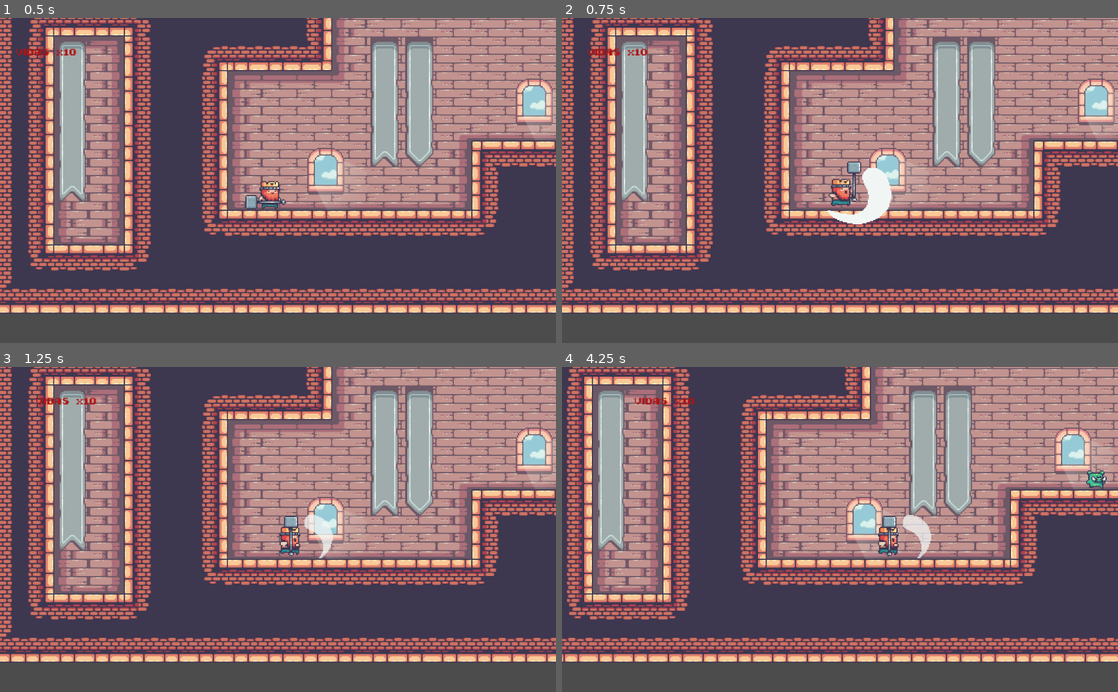
Above: before the commit, frames 1-4 (two rows, left to right).
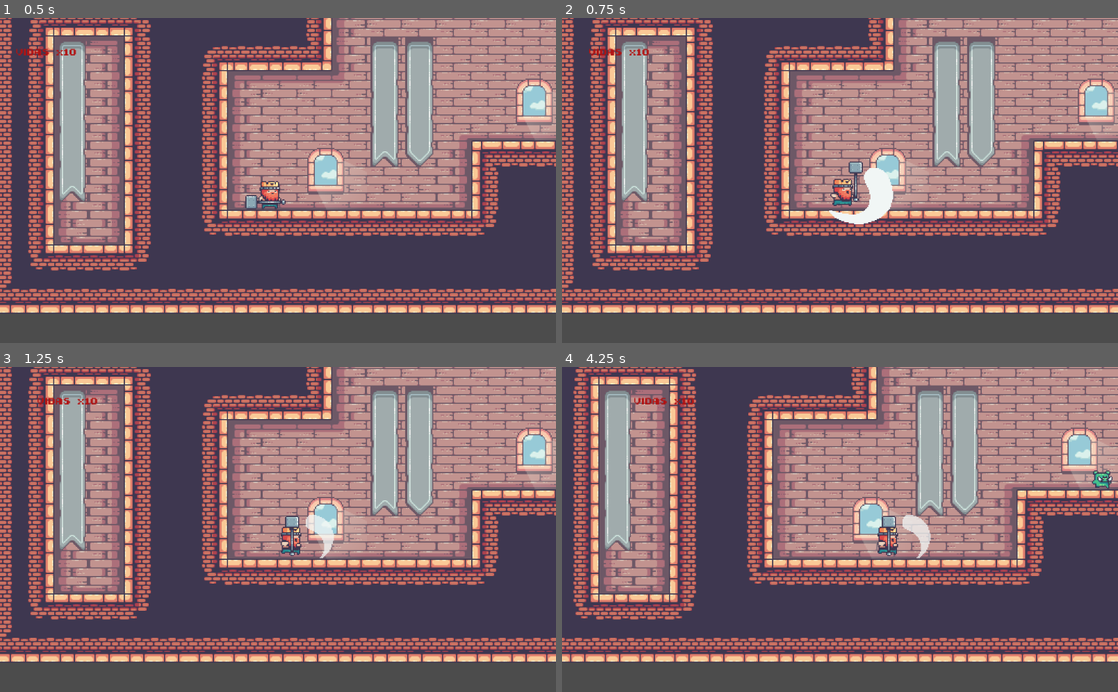
Above: after the commit, the same moments.

Repository: willyjinx96/Juego_281
Game: Godot game, scene res://Pruebas/Main_level.tscn
Two runs of this game, one before a commit and one after it. Both use one fixed random seed, a clock stepped at 60 frames per second and the inputs below. The project has no main scene, so this scene is started directly.
Inputs:
- Up to frame 1 (0.5 s): no input
- Up to frame 2 (0.75 s): tap Enter at 0.5 s; hold Right (ui_right) from 0.53 s (still down); tap Page Up (ui_page_up) at 0.6 s
- Up to frame 3 (1.25 s): keep holding Right (ui_right); tap Page Up (ui_page_up) at 0.77, 1.07 s
- Up to frame 4 (4.25 s): tap C at 1.35 s; tap Page Up (ui_page_up) at 1.52, 1.55, 1.82, 2.3, 2.85, 3.02, 3.32, 3.77, 3.8, 4.07 s; release Right (ui_right) at 2.03 s; hold Left (ui_left) 2.03-2.78 s; tap X at 2.1 s; hold Right (ui_right) from 2.78 s (still down); hold C from 3.53 s (still down)

Frame 1 is identical in both runs. In frame 2, 0.6% of the frame differs, in the area x 4-60%, y 9-64%; in frame 3, 0.4%; in frame 4, 30%, in the area x 0-100%, y 0-91%.

Commit message:
Mejorando fisicas del Rey y empuje

Diff:
--- a/Jugador/Rey_p1.gd
+++ b/Jugador/Rey_p1.gd
@@ -9,10 +9,10 @@
 #fisica de movimientos
 const UP = Vector2(0,-1)
 const GRAVITY = 15
-var ACCELERATION = 50
-var MAX_SPEED = 200
-const MAX_JUMP_HEIGHT = -400
-const MIN_JUMP_HEIGHT = -200
+var ACCELERATION = 70
+var MAX_SPEED = 190
+const MAX_JUMP_HEIGHT = -350
+const MIN_JUMP_HEIGHT = -150
 var motion=Vector2()
 
 #variables para accion
@@ -32,21 +32,29 @@
 export var vidas = 6000
 var dead =false
 var moverse
+var input_state
 
 func _ready():
+	input_state=true
 	movimiento_Personaje(true)
 	transition_to(IDLE)
 
 func _physics_process(delta):
 	cambiar_label()
 	estados()
-	movimiento()
-	if vidas ==0:
+
+	movimiento(input_state)
+
+	if vidas <=0:
+		dead=true
 		movimiento_Personaje(false)
 
 	animation_finished=0
+
 	if moverse:
-		motion = move_and_slide(motion,UP)
+		mover_a(motion)
+	if hurt:
+		retroceso()
 
 
 func transition_to(new_state):
@@ -83,8 +91,9 @@
 	if $movement.animation== "hit":
 		animation_finished=2
 		hurt=false
-		attacking=false
-		MAX_SPEED=200
+		motion.x=0
+		cambiar_estado(true)
+		movimiento_Personaje(true)
 	if $movement.animation == "door_in":
 		animation_finished = 3
 		action_released=false
@@ -97,24 +106,25 @@
 	$ataque/CollisionShape2D.disabled=false
 	attacking=true
 
-func _on_danio_area_entered(area):
-	if area.is_in_group("enemigos"):
-		#damage()
-		pass
+#func _on_danio_area_entered(area):
+#	if area.is_in_group("enemigos"):
+#		#damage()
+#		pass
 
 func pausar():
 	get_tree().paused=true
 
-func _on_danio_body_entered(body):
-	if body.is_in_group("enemigos"):
-		#damage()
-		pass
+#func _on_danio_body_entered(body):
+#	if body.is_in_group("enemigos"):
+#		#damage()
+#		pass
 
 func damage():
 	vidas -=1
 	hurt =true
-	MAX_SPEED=-150
-	motion = Vector2.ZERO
+	#MAX_SPEED=-150
+	cambiar_estado(false)
+	movimiento_Personaje(false)
 
 func estados():
 	if current_animation != new_animation:
@@ -145,7 +155,6 @@
 #estados ataque
 	if state in [RUN, IDLE] and attacking:
 		transition_to(ATTACK)
-		motion.x=0
 	if state in [JUMP, FALL] and attacking:
 		transition_to(ATTACK)
 	if state == ATTACK and animation_finished==1 and is_on_floor():
@@ -170,11 +179,9 @@
 		transition_to(HIT)
 	if state == HIT and is_on_floor() and animation_finished==2:
 		transition_to(IDLE)
-		motion.x=0
 	if state==HIT and !is_on_floor() and animation_finished==2:
 		transition_to(FALL)
-		motion.y=0
-	if state in [HIT,IDLE,JUMP,FALL] and vidas==0 and animation_finished==2:
+	if state in [HIT,IDLE,JUMP,FALL] and vidas<=0 and animation_finished==2:
 		transition_to(DEAD)
 
 #WILLY ESTO HICE PARA PROBAR EL LLAMADO DEL CERDITO AL HACERLE DAÑO :V
@@ -191,41 +198,55 @@
 func movimiento_Personaje(estado):
 	moverse=estado
 
-func movimiento():
-	motion.y += GRAVITY
-	var friction =false
-	#Para movimiento derecha e izquierda
-	if Input.is_action_pressed("ui_right"):
-		$movement.flip_h=false
-		$movement.position.x=0
-		$ataque/CollisionShape2D.position.x=10.709
-		motion.x =min(motion.x+ACCELERATION, MAX_SPEED)
-	elif Input.is_action_pressed("ui_left"):
-		$movement.flip_h=true
-		$movement.position.x=-15
-		$ataque/CollisionShape2D.position.x=-25
-		motion.x =max(motion.x - ACCELERATION, -MAX_SPEED)
+func cambiar_estado(estado):
+	input_state=estado
+
+func mover_a(posicion):
+	motion= move_and_slide(posicion,UP)
+
+func retroceso():
+	if $movement.flip_h==true:
+		mover_a(Vector2(70,0))
 	else:
-		friction =true
-
-	#Para el salto
-	if is_on_floor():
-		if Input.is_action_pressed("ui_up"):
-			motion.y =MAX_JUMP_HEIGHT
-		if friction == true:
-			motion.x = lerp(motion.x, 0 , 0.20)
-	elif friction == true:
-			motion.x = lerp(motion.x, 0 , 0.05)
-	if Input.is_action_just_released("ui_up") and motion.y <0:
-		motion.y =MIN_JUMP_HEIGHT
-
-	#Para ataque
-	if Input.is_action_just_pressed("ui_page_up"):
-		emit_signal("attack")
+		mover_a(Vector2(-70,0))
+
+func movimiento(estado_entrada):
+	if estado_entrada:
+		motion.y += GRAVITY
+		var friction =false
+		#Para movimiento derecha e izquierda
+
+		if Input.is_action_pressed("ui_right"):
+			$movement.flip_h=false
+			$movement.position.x=0
+			$ataque/CollisionShape2D.position.x=10.709
+			motion.x =min(motion.x+ACCELERATION, MAX_SPEED)
+		elif Input.is_action_pressed("ui_left"):
+			$movement.flip_h=true
+			$movement.position.x=-15
+			$ataque/CollisionShape2D.position.x=-25
+			motion.x =max(motion.x - ACCELERATION, -MAX_SPEED)
+		else:
+			friction =true
+
+		#Para el salto
 		if is_on_floor():
-			movimiento_Personaje(false)
-		print("ataco....")
-
-	#Para la accion
-	if Input.is_action_just_pressed("ui_page_down"):
-		connect("action",self, "accion")
+			if Input.is_action_pressed("ui_up"):
+				motion.y =MAX_JUMP_HEIGHT
+			if Input.action_release("ui_up") and motion.y <0:
+				motion.y =MIN_JUMP_HEIGHT
+			if friction == true:
+				motion.x = lerp(motion.x, 0 , 0.20)
+		elif friction == true:
+				motion.x = lerp(motion.x, 0 , 0.05)
+
+		#Para ataque
+		if Input.is_action_just_pressed("ui_page_up"):
+			emit_signal("attack")
+			if is_on_floor():
+				movimiento_Personaje(false)
+			print("ataco....")
+
+		#Para la accion
+		if Input.is_action_just_pressed("ui_page_down"):
+			connect("action",self, "accion")
--- a/Jugador/Rey_p1.tscn
+++ b/Jugador/Rey_p1.tscn
@@ -28,7 +28,7 @@
 [node name="movement" type="AnimatedSprite" parent="."]
 frames = ExtResource( 1 )
 animation = "joy"
-frame = 6
+frame = 9
 playing = true
 
 [node name="CollisionShape2D" type="CollisionShape2D" parent="."]
@@ -77,9 +77,7 @@
 
 [node name="CollisionShape2D" type="CollisionShape2D" parent="danio"]
 position = Vector2( -7.55951, 1.5749 )
-shape = SubResource( 3 )
+shape = SubResource( 4 )
 [connection signal="attack" from="." to="." method="_on_KinematicBody2D_attack"]
 [connection signal="animation_finished" from="movement" to="." method="_on_movement_animation_finished"]
 [connection signal="body_entered" from="ataque" to="." method="_on_ataque_body_entered"]
-[connection signal="area_entered" from="danio" to="." method="_on_danio_area_entered"]
-[connection signal="body_entered" from="danio" to="." method="_on_danio_body_entered"]
--- a/Pruebas/Main_level.tscn
+++ b/Pruebas/Main_level.tscn
@@ -6,7 +6,6 @@
 [ext_resource path="res://Recursos/repisas.tres" type="TileSet" id=4]
 [ext_resource path="res://Assets/Sprites/15-Queen/crying_queen.png" type="Texture" id=5]
 [ext_resource path="res://Enemigos/cerdo/CerdoEnemigo.tscn" type="PackedScene" id=6]
-[ext_resource path="res://Pruebas/Main_level.gd" type="Script" id=7]
 [ext_resource path="res://Objetos/Cannon/cannon.tscn" type="PackedScene" id=9]
 
 [sub_resource type="AtlasTexture" id=1]
@@ -42,7 +41,6 @@
 } ]
 
 [node name="Main_level" type="Node2D"]
-script = ExtResource( 7 )
 
 [node name="castillo" type="TileMap" parent="."]
 tile_set = ExtResource( 1 )
@@ -68,7 +66,7 @@
 [node name="queen" type="AnimatedSprite" parent="."]
 position = Vector2( 929.453, 79.2353 )
 frames = SubResource( 7 )
-frame = 2
+frame = 3
 playing = true
 
 [node name="Rey_p1" parent="." instance=ExtResource( 3 )]
--- a/Recursos/movement.tres
+++ b/Recursos/movement.tres
@@ -57,208 +57,208 @@
 region = Rect2( 780, 0, 78, 58 )
 
 [sub_resource type="AtlasTexture" id=12]
+atlas = ExtResource( 3 )
+region = Rect2( 0, 0, 78, 58 )
+
+[sub_resource type="AtlasTexture" id=13]
+atlas = ExtResource( 3 )
+region = Rect2( 78, 0, 78, 58 )
+
+[sub_resource type="AtlasTexture" id=14]
+atlas = ExtResource( 3 )
+region = Rect2( 156, 0, 78, 58 )
+
+[sub_resource type="AtlasTexture" id=15]
+atlas = ExtResource( 7 )
+region = Rect2( 0, 0, 78, 58 )
+
+[sub_resource type="AtlasTexture" id=16]
+atlas = ExtResource( 7 )
+region = Rect2( 78, 0, 78, 58 )
+
+[sub_resource type="AtlasTexture" id=17]
 atlas = ExtResource( 6 )
 region = Rect2( 0, 0, 78, 58 )
 
-[sub_resource type="AtlasTexture" id=13]
+[sub_resource type="AtlasTexture" id=18]
 atlas = ExtResource( 6 )
 region = Rect2( 78, 0, 78, 58 )
 
-[sub_resource type="AtlasTexture" id=14]
+[sub_resource type="AtlasTexture" id=19]
 atlas = ExtResource( 6 )
 region = Rect2( 156, 0, 78, 58 )
 
-[sub_resource type="AtlasTexture" id=15]
+[sub_resource type="AtlasTexture" id=20]
 atlas = ExtResource( 6 )
 region = Rect2( 234, 0, 78, 58 )
-
-[sub_resource type="AtlasTexture" id=16]
-atlas = ExtResource( 3 )
-region = Rect2( 0, 0, 78, 58 )
-
-[sub_resource type="AtlasTexture" id=17]
-atlas = ExtResource( 3 )
-region = Rect2( 78, 0, 78, 58 )
-
-[sub_resource type="AtlasTexture" id=18]
-atlas = ExtResource( 3 )
-region = Rect2( 156, 0, 78, 58 )
-
-[sub_resource type="AtlasTexture" id=19]
-atlas = ExtResource( 7 )
-region = Rect2( 0, 0, 78, 58 )
-
-[sub_resource type="AtlasTexture" id=20]
-atlas = ExtResource( 7 )
-region = Rect2( 78, 0, 78, 58 )
 
 [sub_resource type="AtlasTexture" id=21]
 atlas = ExtResource( 5 )
 region = Rect2( 0, 0, 78, 58 )
 
 [sub_resource type="AtlasTexture" id=22]
-atlas = ExtResource( 1 )
+atlas = ExtResource( 10 )
 region = Rect2( 0, 0, 78, 58 )
 
 [sub_resource type="AtlasTexture" id=23]
-atlas = ExtResource( 1 )
-region = Rect2( 78, 0, 78, 58 )
+atlas = ExtResource( 9 )
+region = Rect2( 0, 0, 78, 58 )
 
 [sub_resource type="AtlasTexture" id=24]
-atlas = ExtResource( 1 )
-region = Rect2( 156, 0, 78, 58 )
+atlas = ExtResource( 9 )
+region = Rect2( 78, 0, 78, 58 )
 
 [sub_resource type="AtlasTexture" id=25]
-atlas = ExtResource( 1 )
-region = Rect2( 234, 0, 78, 58 )
+atlas = ExtResource( 9 )
+region = Rect2( 156, 0, 78, 58 )
 
 [sub_resource type="AtlasTexture" id=26]
-atlas = ExtResource( 1 )
-region = Rect2( 312, 0, 78, 58 )
+atlas = ExtResource( 9 )
+region = Rect2( 234, 0, 78, 58 )
 
 [sub_resource type="AtlasTexture" id=27]
-atlas = ExtResource( 1 )
-region = Rect2( 390, 0, 78, 58 )
+atlas = ExtResource( 9 )
+region = Rect2( 312, 0, 78, 58 )
 
 [sub_resource type="AtlasTexture" id=28]
-atlas = ExtResource( 1 )
-region = Rect2( 468, 0, 78, 58 )
+atlas = ExtResource( 9 )
+region = Rect2( 390, 0, 78, 58 )
 
 [sub_resource type="AtlasTexture" id=29]
-atlas = ExtResource( 1 )
-region = Rect2( 546, 0, 78, 58 )
+atlas = ExtResource( 9 )
+region = Rect2( 468, 0, 78, 58 )
 
 [sub_resource type="AtlasTexture" id=30]
+atlas = ExtResource( 9 )
+region = Rect2( 546, 0, 78, 58 )
+
+[sub_resource type="AtlasTexture" id=31]
 atlas = ExtResource( 2 )
 region = Rect2( 0, 0, 78, 58 )
 
-[sub_resource type="AtlasTexture" id=31]
-atlas = ExtResource( 9 )
-region = Rect2( 0, 0, 78, 58 )
-
 [sub_resource type="AtlasTexture" id=32]
-atlas = ExtResource( 9 )
-region = Rect2( 78, 0, 78, 58 )
+atlas = ExtResource( 4 )
+region = Rect2( 0, 0, 78, 58 )
 
 [sub_resource type="AtlasTexture" id=33]
-atlas = ExtResource( 9 )
-region = Rect2( 156, 0, 78, 58 )
+atlas = ExtResource( 4 )
+region = Rect2( 78, 0, 78, 58 )
 
 [sub_resource type="AtlasTexture" id=34]
-atlas = ExtResource( 9 )
-region = Rect2( 234, 0, 78, 58 )
+atlas = ExtResource( 4 )
+region = Rect2( 156, 0, 78, 58 )
 
 [sub_resource type="AtlasTexture" id=35]
-atlas = ExtResource( 9 )
-region = Rect2( 312, 0, 78, 58 )
+atlas = ExtResource( 4 )
+region = Rect2( 234, 0, 78, 58 )
 
 [sub_resource type="AtlasTexture" id=36]
-atlas = ExtResource( 9 )
-region = Rect2( 390, 0, 78, 58 )
+atlas = ExtResource( 4 )
+region = Rect2( 312, 0, 78, 58 )
 
 [sub_resource type="AtlasTexture" id=37]
-atlas = ExtResource( 9 )
-region = Rect2( 468, 0, 78, 58 )
+atlas = ExtResource( 4 )
+region = Rect2( 390, 0, 78, 58 )
 
 [sub_resource type="AtlasTexture" id=38]
-atlas = ExtResource( 9 )
-region = Rect2( 546, 0, 78, 58 )
+atlas = ExtResource( 4 )
+region = Rect2( 468, 0, 78, 58 )
 
 [sub_resource type="AtlasTexture" id=39]
-atlas = ExtResource( 11 )
-region = Rect2( 0, 0, 78, 58 )
+atlas = ExtResource( 4 )
+region = Rect2( 546, 0, 78, 58 )
 
 [sub_resource type="AtlasTexture" id=40]
-atlas = ExtResource( 11 )
-region = Rect2( 78, 0, 78, 58 )
+atlas = ExtResource( 1 )
+region = Rect2( 0, 0, 78, 58 )
 
 [sub_resource type="AtlasTexture" id=41]
-atlas = ExtResource( 11 )
-region = Rect2( 156, 0, 78, 58 )
+atlas = ExtResource( 1 )
+region = Rect2( 78, 0, 78, 58 )
 
 [sub_resource type="AtlasTexture" id=42]
-atlas = ExtResource( 11 )
-region = Rect2( 234, 0, 78, 58 )
+atlas = ExtResource( 1 )
+region = Rect2( 156, 0, 78, 58 )
 
 [sub_resource type="AtlasTexture" id=43]
-atlas = ExtResource( 11 )
-region = Rect2( 312, 0, 78, 58 )
+atlas = ExtResource( 1 )
+region = Rect2( 234, 0, 78, 58 )
 
 [sub_resource type="AtlasTexture" id=44]
-atlas = ExtResource( 11 )
-region = Rect2( 390, 0, 78, 58 )
+atlas = ExtResource( 1 )
+region = Rect2( 312, 0, 78, 58 )
 
 [sub_resource type="AtlasTexture" id=45]
-atlas = ExtResource( 11 )
-region = Rect2( 468, 0, 78, 58 )
+atlas = ExtResource( 1 )
+region = Rect2( 390, 0, 78, 58 )
 
 [sub_resource type="AtlasTexture" id=46]
-atlas = ExtResource( 11 )
-region = Rect2( 546, 0, 78, 58 )
+atlas = ExtResource( 1 )
+region = Rect2( 468, 0, 78, 58 )
 
 [sub_resource type="AtlasTexture" id=47]
+atlas = ExtResource( 1 )
+region = Rect2( 546, 0, 78, 58 )
+
+[sub_resource type="AtlasTexture" id=48]
+atlas = ExtResource( 11 )
+region = Rect2( 0, 0, 78, 58 )
+
+[sub_resource type="AtlasTexture" id=49]
+atlas = ExtResource( 11 )
+region = Rect2( 78, 0, 78, 58 )
+
+[sub_resource type="AtlasTexture" id=50]
+atlas = ExtResource( 11 )
+region = Rect2( 156, 0, 78, 58 )
+
+[sub_resource type="AtlasTexture" id=51]
+atlas = ExtResource( 11 )
+region = Rect2( 234, 0, 78, 58 )
+
+[sub_resource type="AtlasTexture" id=52]
+atlas = ExtResource( 11 )
+region = Rect2( 312, 0, 78, 58 )
+
+[sub_resource type="AtlasTexture" id=53]
+atlas = ExtResource( 11 )
+region = Rect2( 390, 0, 78, 58 )
+
+[sub_resource type="AtlasTexture" id=54]
+atlas = ExtResource( 11 )
+region = Rect2( 468, 0, 78, 58 )
+
+[sub_resource type="AtlasTexture" id=55]
+atlas = ExtResource( 11 )
+region = Rect2( 546, 0, 78, 58 )
+
+[sub_resource type="AtlasTexture" id=56]
 atlas = ExtResource( 11 )
 region = Rect2( 624, 0, 78, 58 )
 
-[sub_resource type="AtlasTexture" id=48]
+[sub_resource type="AtlasTexture" id=57]
 atlas = ExtResource( 11 )
 region = Rect2( 702, 0, 78, 58 )
 
-[sub_resource type="AtlasTexture" id=49]
+[sub_resource type="AtlasTexture" id=58]
 atlas = ExtResource( 11 )
 region = Rect2( 780, 0, 78, 58 )
 
-[sub_resource type="AtlasTexture" id=50]
+[sub_resource type="AtlasTexture" id=59]
 atlas = ExtResource( 11 )
 region = Rect2( 858, 0, 78, 58 )
 
-[sub_resource type="AtlasTexture" id=51]
+[sub_resource type="AtlasTexture" id=60]
 atlas = ExtResource( 11 )
 region = Rect2( 936, 0, 78, 58 )
 
-[sub_resource type="AtlasTexture" id=52]
+[sub_resource type="AtlasTexture" id=61]
 atlas = ExtResource( 11 )
 region = Rect2( 1014, 0, 78, 58 )
 
-[sub_resource type="AtlasTexture" id=53]
+[sub_resource type="AtlasTexture" id=62]
 atlas = ExtResource( 11 )
 region = Rect2( 1092, 0, 78, 58 )
-
-[sub_resource type="AtlasTexture" id=54]
-atlas = ExtResource( 4 )
-region = Rect2( 0, 0, 78, 58 )
-
-[sub_resource type="AtlasTexture" id=55]
-atlas = ExtResource( 4 )
-region = Rect2( 78, 0, 78, 58 )
-
-[sub_resource type="AtlasTexture" id=56]
-atlas = ExtResource( 4 )
-region = Rect2( 156, 0, 78, 58 )
-
-[sub_resource type="AtlasTexture" id=57]
-atlas = ExtResource( 4 )
-region = Rect2( 234, 0, 78, 58 )
-
-[sub_resource type="AtlasTexture" id=58]
-atlas = ExtResource( 4 )
-region = Rect2( 312, 0, 78, 58 )
-
-[sub_resource type="AtlasTexture" id=59]
-atlas = ExtResource( 4 )
-region = Rect2( 390, 0, 78, 58 )
-
-[sub_resource type="AtlasTexture" id=60]
-atlas = ExtResource( 4 )
-region = Rect2( 468, 0, 78, 58 )
-
-[sub_resource type="AtlasTexture" id=61]
-atlas = ExtResource( 4 )
-region = Rect2( 546, 0, 78, 58 )
-
-[sub_resource type="AtlasTexture" id=62]
-atlas = ExtResource( 10 )
-region = Rect2( 0, 0, 78, 58 )
 
 [resource]
 animations = [ {
@@ -267,19 +267,19 @@
 "name": "idle",
 "speed": 8.0
 }, {
-"frames": [ SubResource( 12 ), SubResource( 13 ), SubResource( 14 ), SubResource( 15 ), SubResource( 15 ), SubResource( 15 ), SubResource( 15 ) ],
-"loop": false,
-"name": "dead",
-"speed": 5.0
-}, {
-"frames": [ SubResource( 16 ), SubResource( 17 ), SubResource( 18 ) ],
+"frames": [ SubResource( 12 ), SubResource( 13 ), SubResource( 14 ) ],
 "loop": false,
 "name": "attack",
 "speed": 8.0
 }, {
-"frames": [ SubResource( 19 ), SubResource( 20 ), SubResource( 19 ), SubResource( 20 ) ],
+"frames": [ SubResource( 15 ), SubResource( 16 ), SubResource( 15 ), SubResource( 16 ) ],
 "loop": true,
 "name": "hit",
+"speed": 10.0
+}, {
+"frames": [ SubResource( 17 ), SubResource( 18 ), SubResource( 19 ), SubResource( 20 ), SubResource( 20 ), SubResource( 20 ), SubResource( 20 ) ],
+"loop": false,
+"name": "dead",
 "speed": 5.0
 }, {
 "frames": [ SubResource( 21 ) ],
@@ -287,33 +287,33 @@
 "name": "jump",
 "speed": 5.0
 }, {
-"frames": [ SubResource( 22 ), SubResource( 23 ), SubResource( 24 ), SubResource( 25 ), SubResource( 26 ), SubResource( 27 ), SubResource( 28 ), SubResource( 29 ) ],
+"frames": [ SubResource( 22 ) ],
+"loop": true,
+"name": "ground",
+"speed": 5.0
+}, {
+"frames": [ SubResource( 23 ), SubResource( 24 ), SubResource( 25 ), SubResource( 26 ), SubResource( 27 ), SubResource( 28 ), SubResource( 29 ), SubResource( 30 ) ],
+"loop": false,
+"name": "door_in",
+"speed": 5.0
+}, {
+"frames": [ SubResource( 31 ) ],
+"loop": true,
+"name": "fall",
+"speed": 5.0
+}, {
+"frames": [ SubResource( 32 ), SubResource( 33 ), SubResource( 34 ), SubResource( 35 ), SubResource( 36 ), SubResource( 37 ), SubResource( 38 ), SubResource( 39 ) ],
+"loop": true,
+"name": "run",
+"speed": 8.0
+}, {
+"frames": [ SubResource( 40 ), SubResource( 41 ), SubResource( 42 ), SubResource( 43 ), SubResource( 44 ), SubResource( 45 ), SubResource( 46 ), SubResource( 47 ) ],
 "loop": false,
 "name": "door_out",
 "speed": 5.0
 }, {
-"frames": [ SubResource( 30 ) ],
-"loop": true,
-"name": "fall",
-"speed": 5.0
-}, {
-"frames": [ SubResource( 31 ), SubResource( 32 ), SubResource( 33 ), SubResource( 34 ), SubResource( 35 ), SubResource( 36 ), SubResource( 37 ), SubResource( 38 ) ],
-"loop": false,
-"name": "door_in",
-"speed": 5.0
-}, {
-"frames": [ SubResource( 39 ), SubResource( 40 ), SubResource( 41 ), SubResource( 42 ), SubResource( 43 ), SubResource( 44 ), SubResource( 45 ), SubResource( 46 ), SubResource( 47 ), SubResource( 48 ), SubResource( 49 ), SubResource( 50 ), SubResource( 51 ), SubResource( 52 ), SubResource( 53 ) ],
+"frames": [ SubResource( 48 ), SubResource( 49 ), SubResource( 50 ), SubResource( 51 ), SubResource( 52 ), SubResource( 53 ), SubResource( 54 ), SubResource( 55 ), SubResource( 56 ), SubResource( 57 ), SubResource( 58 ), SubResource( 59 ), SubResource( 60 ), SubResource( 61 ), SubResource( 62 ) ],
 "loop": true,
 "name": "joy",
 "speed": 9.0
-}, {
-"frames": [ SubResource( 54 ), SubResource( 55 ), SubResource( 56 ), SubResource( 57 ), SubResource( 58 ), SubResource( 59 ), SubResource( 60 ), SubResource( 61 ) ],
-"loop": true,
-"name": "run",
-"speed": 8.0
-}, {
-"frames": [ SubResource( 62 ) ],
-"loop": true,
-"name": "ground",
-"speed": 5.0
 } ]
Not shown: 3 places in Jugador/Rey_p1.tscn that only renumber resources
Not shown: 1 places in Pruebas/Main_level.tscn that only renumber resources
